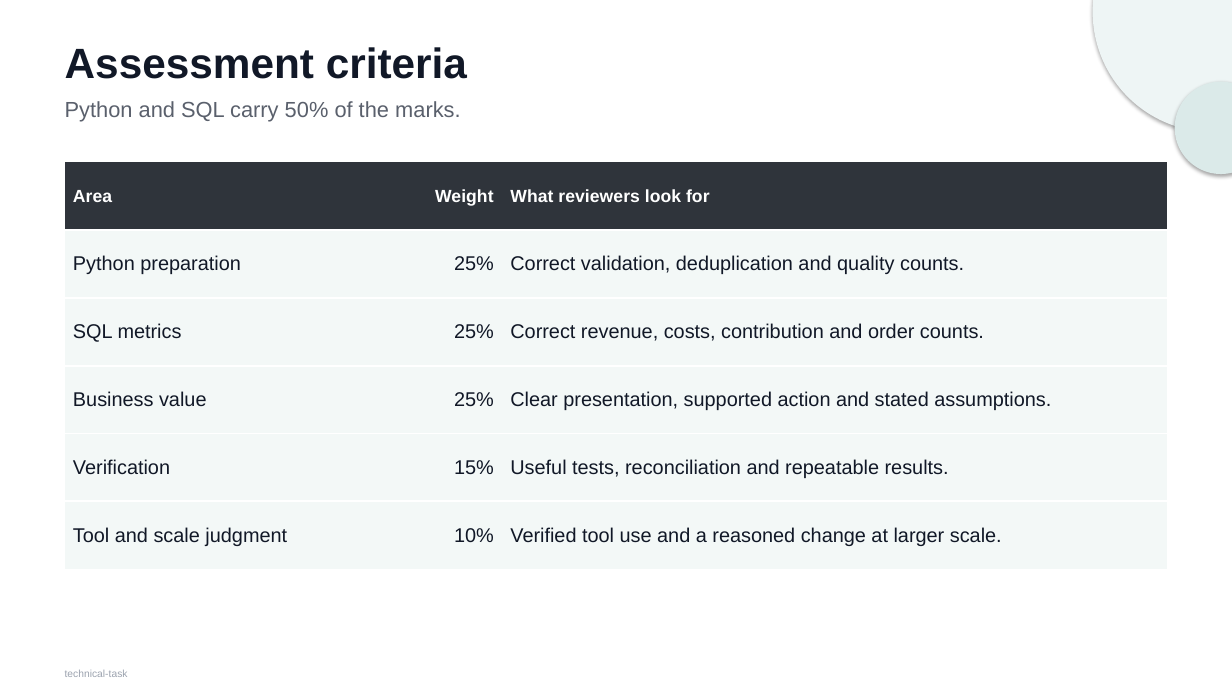
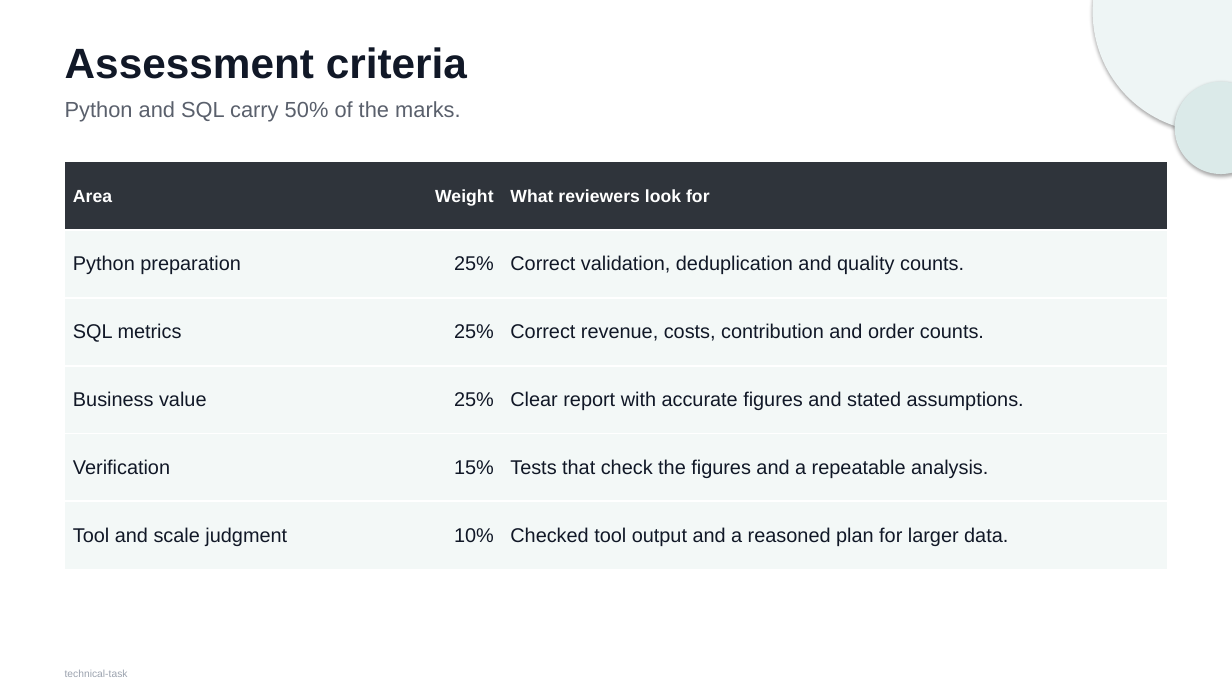
Before and after one commit to Jasonada13/ai-solutions-intern-task, a slide deck: slide 4 of docs/technical-task.pptx. Drawn at 1232x693 pixels with LibreOffice and Linux fonts; fonts in the diff are those of the drawing. Boxes give left, top, right and bottom in pixels: in the first picture for what was removed or moved away, otherwise in the second. Text is boxed around its words. In the diff, an @@ line names an element or a change of style, - is before the commit and + after.

```diff
--- a/docs/technical-task.pptx
+++ b/docs/technical-task.pptx
@@ table at (65,163,1168,569) @@
-row 4, column 3: Clear presentation, supported action and stated assumptions.
+row 4, column 3: Clear report with accurate figures and stated assumptions.
-row 5, column 3: Useful tests, reconciliation and repeatable results.
+row 5, column 3: Tests that check the figures and a repeatable analysis.
-row 6, column 3: Verified tool use and a reasoned change at larger scale.
+row 6, column 3: Checked tool output and a reasoned plan for larger data.
```
Also in this commit, not shown: 5 other slides changed, 8 other files.
